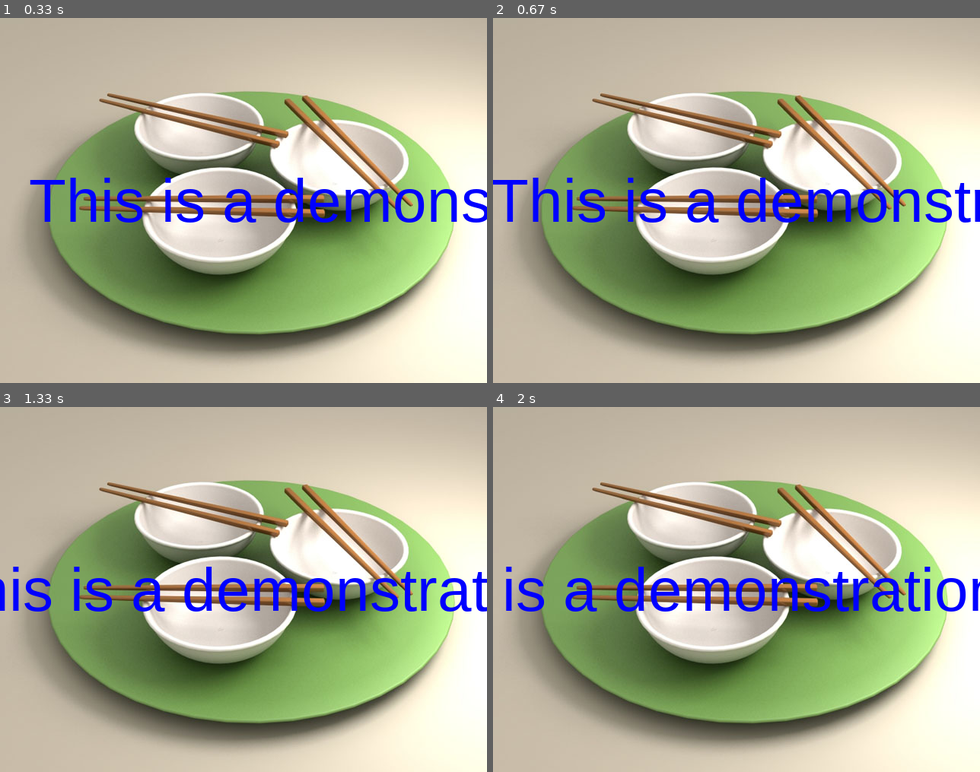
Above: before the commit, frames 1-4 (two rows, left to right).
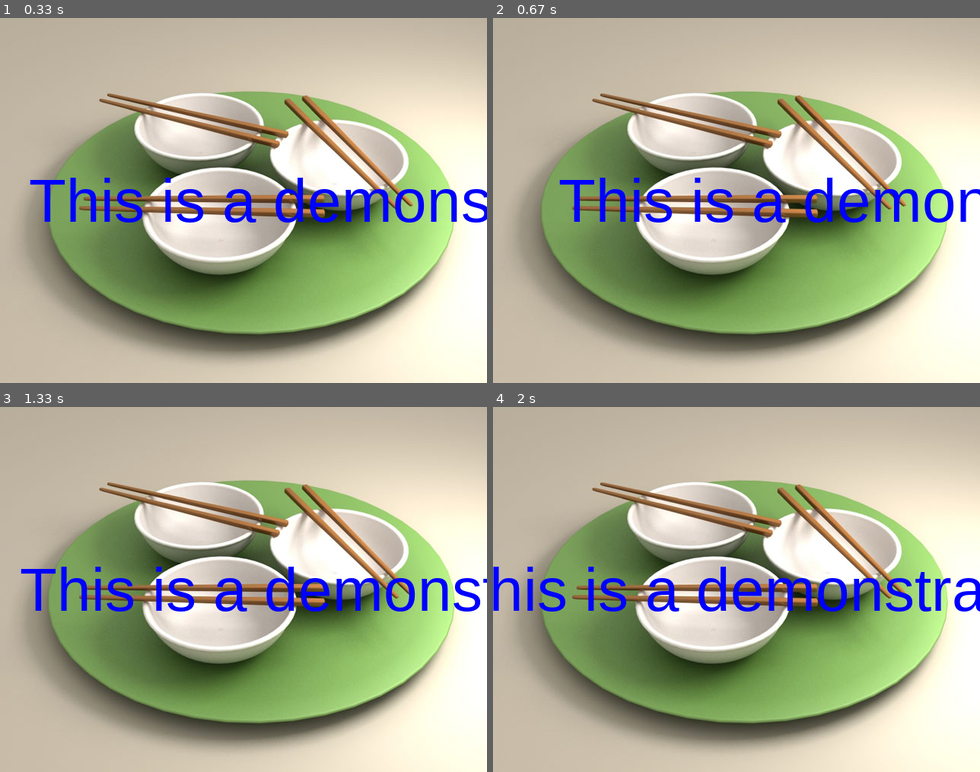
Above: after the commit, the same moments.

Repository: toroden79/firstGui
Game: pygame game, started from scrollMessage.py
Two runs of this game, one before a commit and one after it. Both use one fixed random seed, a clock stepped at 60 frames per second and the inputs below.
Inputs:
- Up to frame 1 (0.33 s): no input
- Up to frame 2 (0.67 s): hold P from 0.33 s (still down)
- Up to frame 3 (1.33 s): release P at 0.8 s; tap Enter at 0.83 s
- Up to frame 4 (2 s): no input

Frame 1 is identical in both runs. In frame 2, 4.3% of the frame differs, in the area x 0-100%, y 43-57%; in frame 3, 4.7%; in frame 4, 4.8%.

Commit message:
Chapter 3 events examples Scrolling Message   Add Pacing

Diff:
--- a/scrollMessage.py
+++ b/scrollMessage.py
@@ -17,12 +17,22 @@
 
 background = pygame.image.load(background_image_filename).convert()
 
+paceMe=False
+pacer=0
+
 while True:
+    pacer+=1
 
     for event in pygame.event.get():
         if event.type == QUIT:
             pygame.quit()
             exit()
+
+        if (event.type == KEYDOWN):
+            if event.key == K_p:
+                paceMe=True
+            else:
+                paceMe=False
 
     screen.blit(background, (0,0))
 
@@ -30,6 +40,13 @@
     if x < -text_surface.get_width():
         x = 0
 
-    screen.blit(text_surface, (x, y))
-    screen.blit(text_surface, (x+text_surface.get_width(), y))
-    pygame.display.update()
+    if paceMe:
+        if pacer>=200:
+            screen.blit(text_surface, (x, y))
+            screen.blit(text_surface, (x+text_surface.get_width(), y))
+            pygame.display.update()
+            pacer=0
+    else:
+        screen.blit(text_surface, (x, y))
+        screen.blit(text_surface, (x+text_surface.get_width(), y))
+        pygame.display.update()
